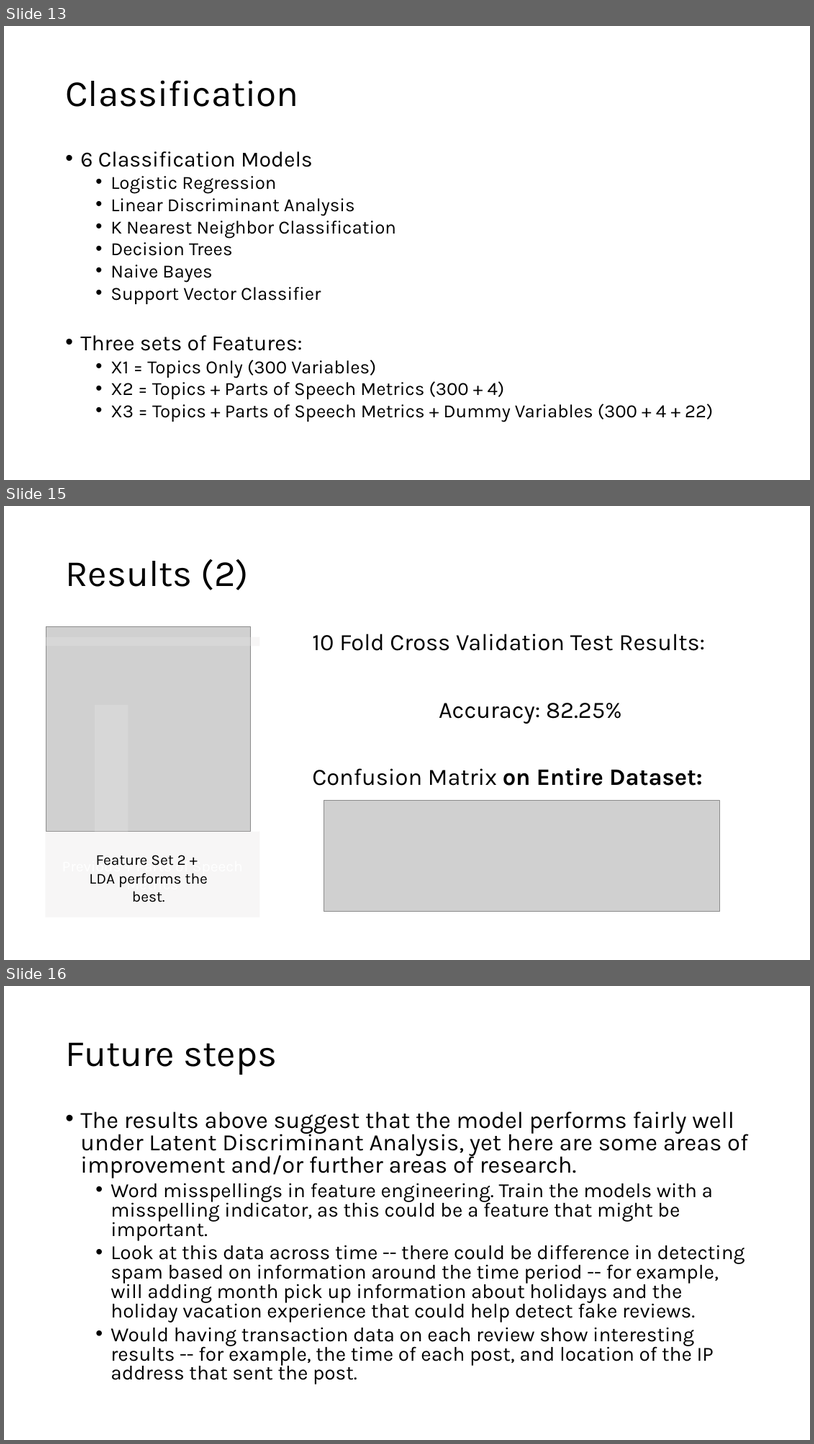
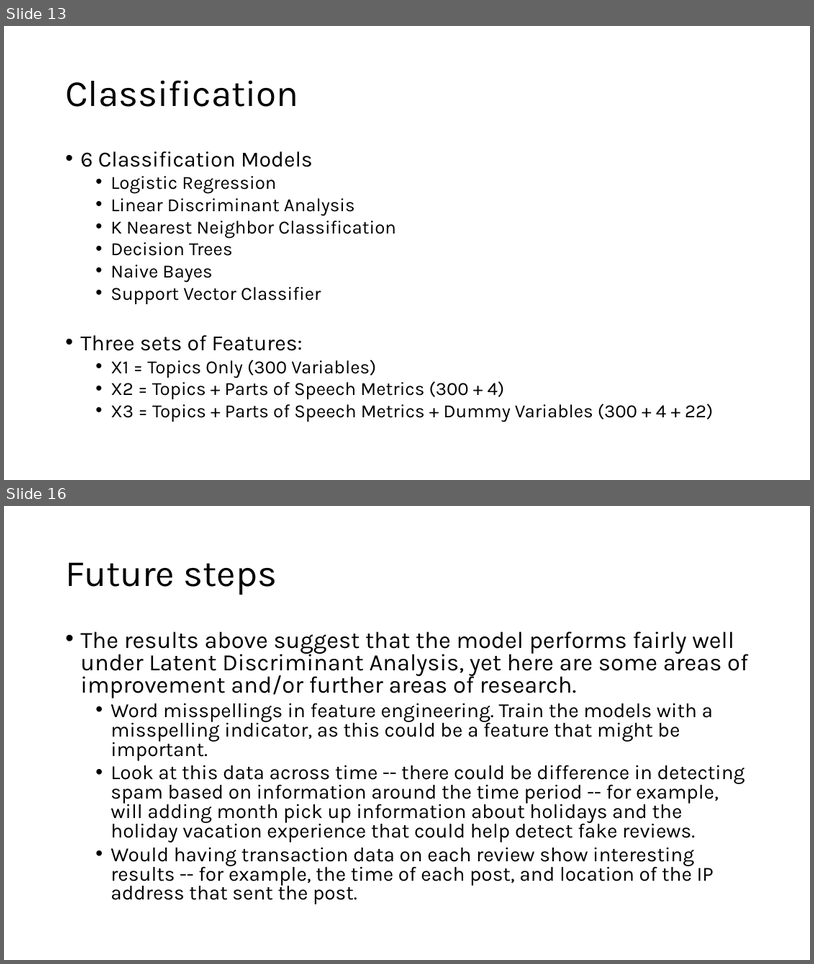
Before and after one commit to chrisgian/Capstone2-NLP-Hotel-Reviews, a slide deck: NLP 2 - Hotel Reviews Deliverable.pptx. Shown one above the other, each under a label of ours: slides 13, 15 and 16 before the commit, slides 13 and 16 after it; the slides between them are not shown. The pictures are 814x1444 and 814x964 pixels, drawn with LibreOffice and Linux fonts; fonts in the diff are those of the drawing; grey boxes stand for pictures. Boxes give left, top, right and bottom in pixels: in the first picture for what was removed or moved away, otherwise in the second. Text is boxed around its words. In the diff, an @@ line names an element or a change of style, - is before the commit and + after.

```diff
--- a/NLP 2 - Hotel Reviews Deliverable.pptx
+++ b/NLP 2 - Hotel Reviews Deliverable.pptx
@@ slide 15 removed at <box>4,506,810,960</box>, background #FFFFFF @@
@@ title removed at <box>65,559,249,590</box> @@
-Results (2)
@@ picture removed at <box>46,627,251,831</box> @@
@@ text removed at <box>312,633,706,785</box> @@
-10 Fold Cross Validation Test Results:
-Accuracy: 82.25%
-Confusion Matrix on Entire Dataset:
@@ rectangle removed at <box>45,636,260,646</box> @@
@@ rectangle removed at <box>95,705,128,831</box> @@
@@ picture removed at <box>324,800,720,911</box> @@
@@ rectangle removed at <box>45,831,260,917</box> @@
-Previous + Parts of Speech Metrics
@@ text removed at <box>89,854,208,902</box> @@
-Feature Set 2 +
-LDA performs the best.
```
Also in this commit, not shown: 1 slide changed, 2 slides added, 1 other slide removed, 1 other file.
